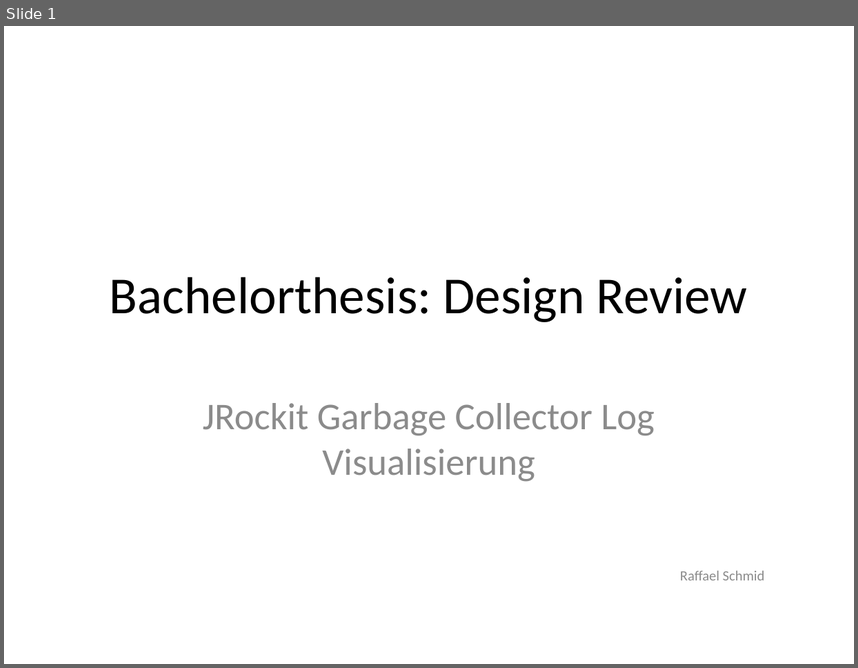
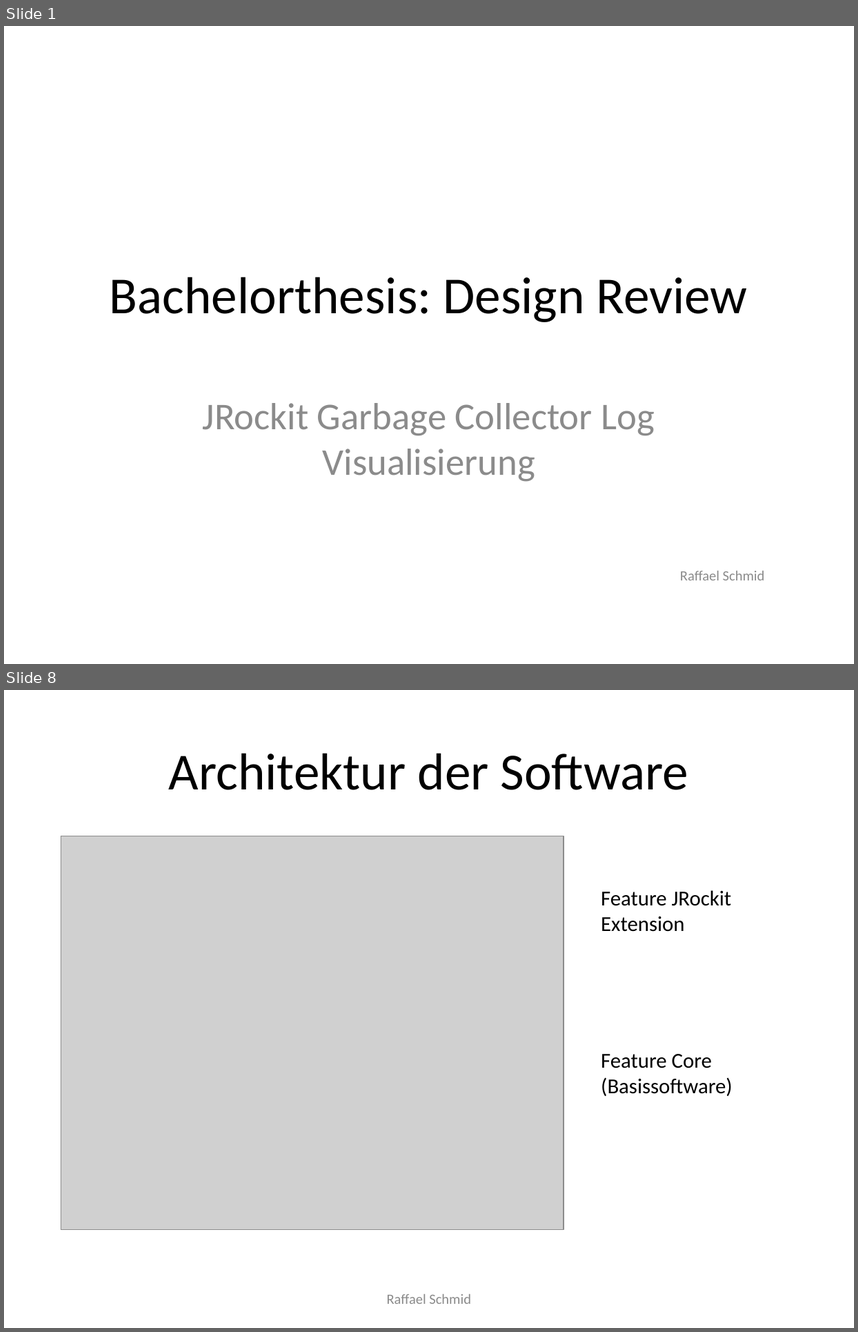
Before and after one commit to raffaelschmid/bachelorthesis, a slide deck: Dokumentation/Praesentation Design Review/rschmid_bachelorthesis_designreview_prasentation.pptx. Shown one above the other, each under a label of ours: slide 1 before the commit, slides 1 and 8 after it; the slides between them are not shown. The pictures are 858x668 and 858x1332 pixels, drawn with LibreOffice and Linux fonts; fonts in the diff are those of the drawing; grey boxes stand for pictures. Boxes give left, top, right and bottom in pixels: in the first picture for what was removed or moved away, otherwise in the second. Text is boxed around its words. In the diff, an @@ line names an element or a change of style, - is before the commit and + after.

```diff
--- a/Dokumentation/Praesentation Design Review/rschmid_bachelorthesis_designreview_prasentation.pptx
+++ b/Dokumentation/Praesentation Design Review/rschmid_bachelorthesis_designreview_prasentation.pptx
@@ slide 8 added at [4,690,854,1328], background #FFFFFF @@
@@ title added at [169,753,688,790], 44 pt, text #000000 @@
+Architektur der Software
@@ picture added at [61,836,564,1230] @@
@@ text added at [601,890,731,931], 18 pt, text #000000 @@
+Feature JRockit Extension
@@ text added at [601,1054,733,1096], 18 pt, text #000000 @@
+Feature Core (Basissoftware)
@@ text added at [387,1294,471,1303], 12 pt, text #8C8C8C @@
+Raffael Schmid
```
Also in this commit, not shown: 1 slide changed, 13 other slides added, 9 other files.
